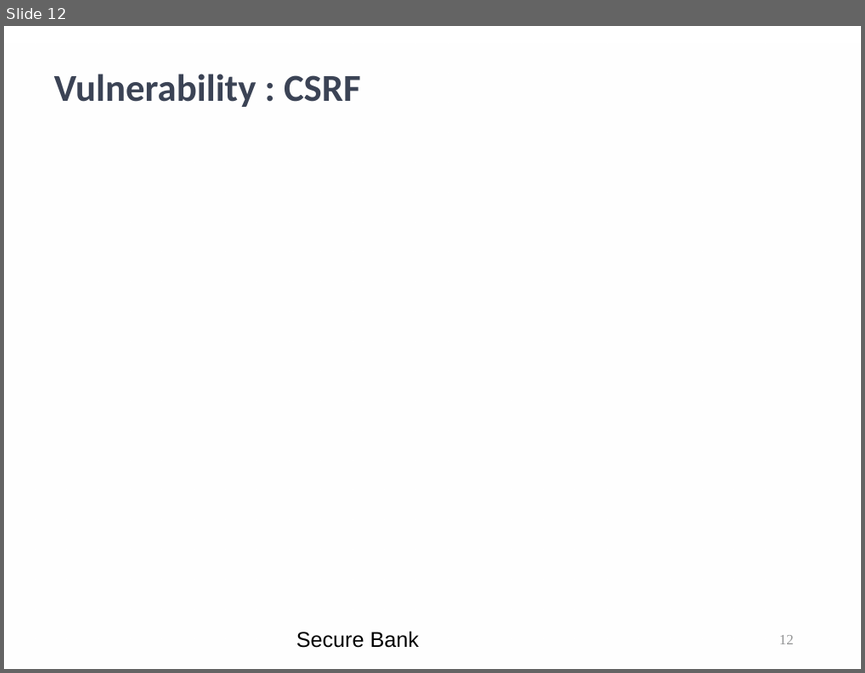
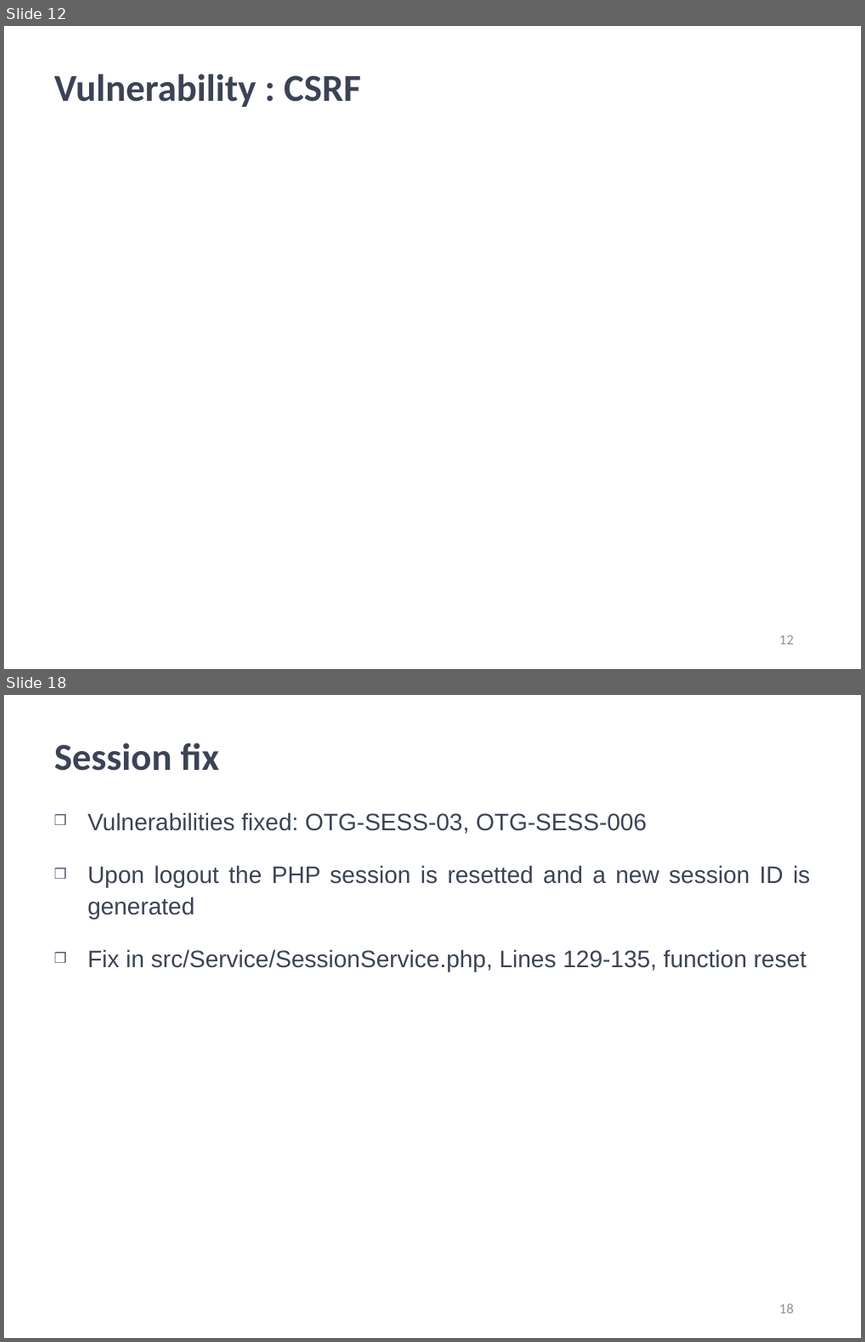
Before and after one commit to kwuerl/secure-coding-team-8, a slide deck: presentations/Phase3.ppt. Shown one above the other, each under a label of ours: slide 12 before the commit, slides 12 and 18 after it; the slides between them are not shown. The pictures are 865x673 and 865x1342 pixels, drawn with LibreOffice and Linux fonts; fonts in the diff are those of the drawing; background and template pictures are left out. Boxes give left, top, right and bottom in pixels: in the first picture for what was removed or moved away, otherwise in the second. Text is boxed around its words. In the diff, an @@ line names an element or a change of style, - is before the commit and + after.

```diff
--- a/presentations/Phase3.ppt
+++ b/presentations/Phase3.ppt
@@ slide 18 added at (4, 695, 861, 1338), background picture (left out) @@
@@ title added at (54, 743, 219, 771), 32 pt, text #3B4355, bold @@
+Session fix
@@ text added at (87, 812, 810, 971), 20 pt, text #3B4355 @@
+❒ Vulnerabilities fixed: OTG-SESS-03, OTG-SESS-006
+❒ Upon logout the PHP session is resetted and a new session ID is generated
+❒ Fix in src/Service/SessionService.php, Lines 129-135, function reset
@@ page number added at (779, 1303, 794, 1313), 12 pt, text #919293 @@
+18
@@ slide 12 changed as well @@
@@ rectangle removed at (4, 43, 861, 669) @@
@@ text removed at (296, 630, 419, 647) @@
-Secure Bank
@@ page number at (779, 635, 794, 644): font Times New Roman to Calibri @@
```
Also in this commit, not shown: 34 other slides changed, 12 other slides added, 1 slide removed.
